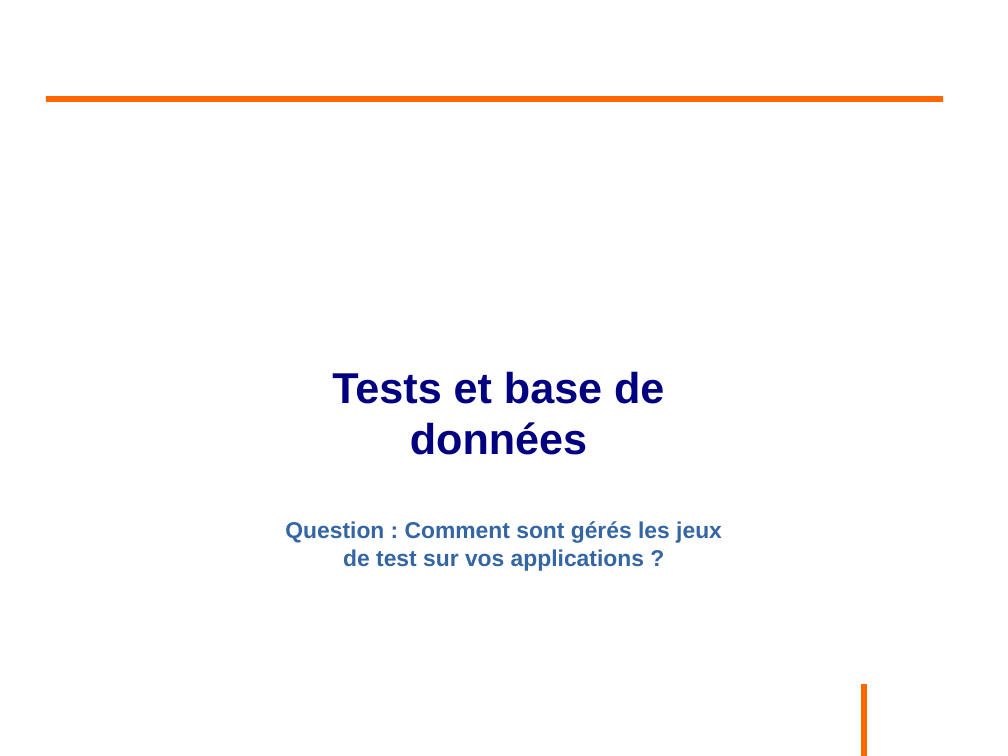
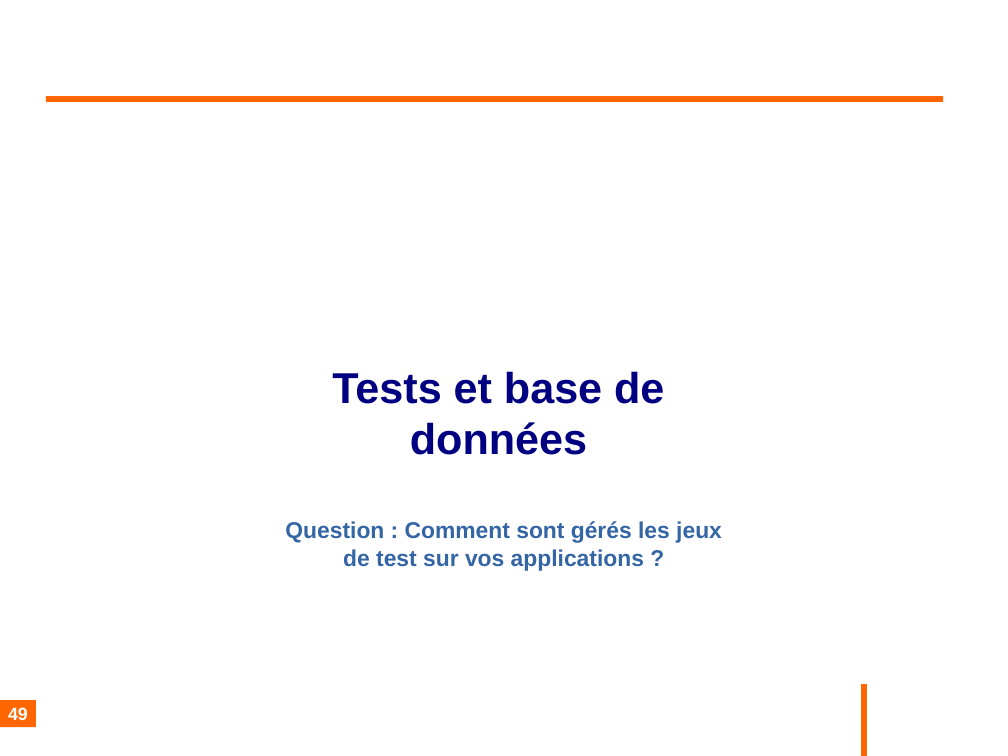
Before and after one commit to philphils/tests-unitaires-et-moins-unitaires, a slide deck: slide 49 of tests-unitaires-cours/nouveauDiapo/diapo_tests_unitaires.odp. Drawn at 1008x756 pixels with LibreOffice and Linux fonts; fonts in the diff are those of the drawing; background and template pictures are left out. Boxes give left, top, right and bottom in pixels: in the first picture for what was removed or moved away, otherwise in the second. Text is boxed around its words. In the diff, an @@ line names an element or a change of style, - is before the commit and + after.

```diff
--- a/tests-unitaires-cours/nouveauDiapo/diapo_tests_unitaires.odp
+++ b/tests-unitaires-cours/nouveauDiapo/diapo_tests_unitaires.odp
@@ page number added at (0, 701, 36, 728), fill #FF6600, 14 pt, text #FFFFFF, bold @@
+49
```
Also in this commit, not shown: 61 other slides changed.
